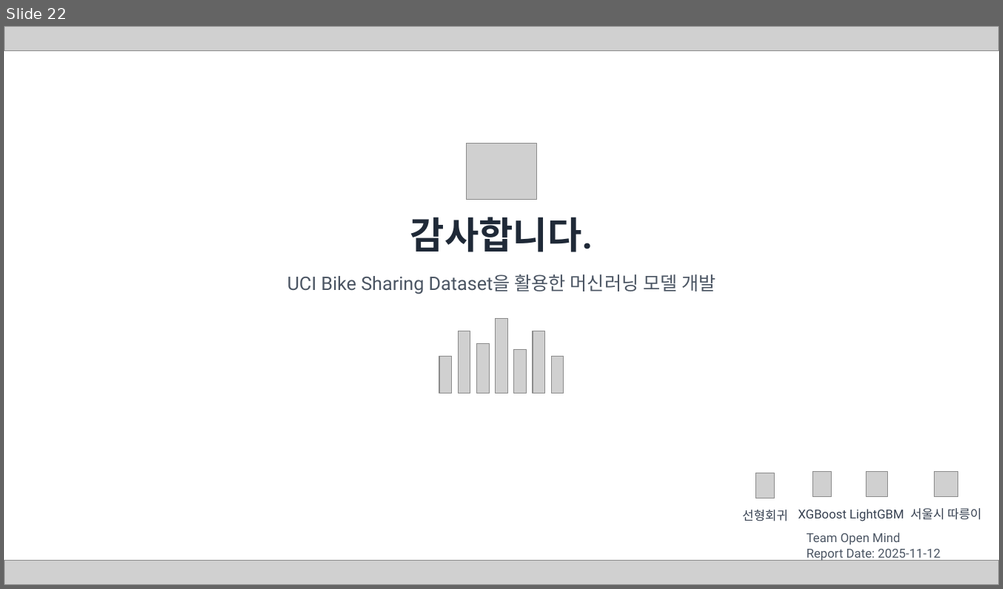
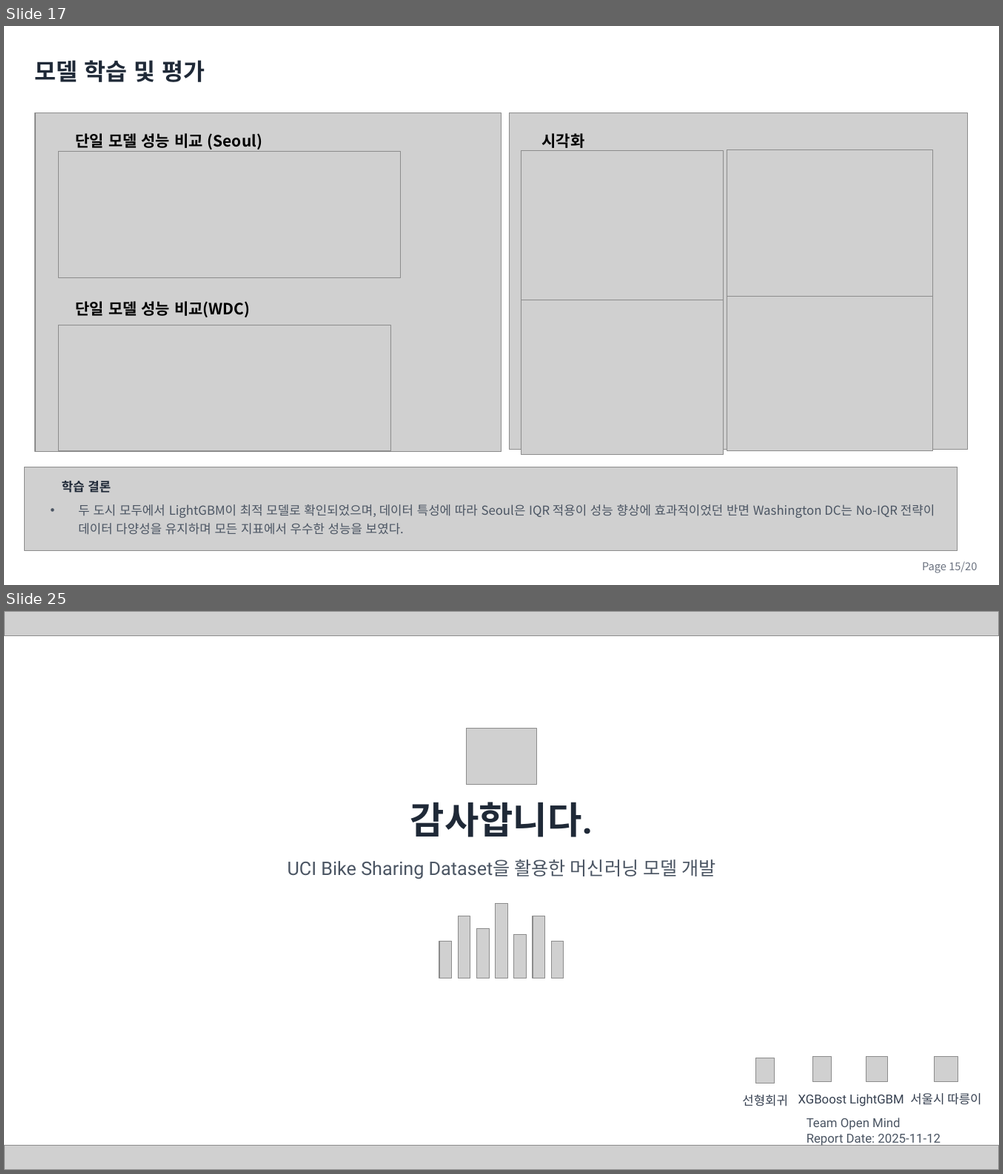
Before and after one commit to cbnu-yhjeon/PROJECT-Bicyle-Demand-Forecasting, a slide deck: docs/자전거 대여 수요 예측 분석 프로젝트(오픈마인드).pptx. Shown one above the other, each under a label of ours: slide 22 before the commit, slides 17 and 25 after it; the slides between them are not shown. The pictures are 1003x589 and 1003x1174 pixels, drawn with LibreOffice and Linux fonts; fonts in the diff are those of the drawing; grey boxes stand for pictures; background and template pictures are left out. Boxes give left, top, right and bottom in pixels: in the first picture for what was removed or moved away, otherwise in the second. Text is boxed around its words. In the diff, an @@ line names an element or a change of style, - is before the commit and + after.

```diff
--- a/docs/자전거 대여 수요 예측 분석 프로젝트(오픈마인드).pptx
+++ b/docs/자전거 대여 수요 예측 분석 프로젝트(오픈마인드).pptx
@@ slide 17 added at box(4, 26, 999, 585), background picture (left out) @@
@@ text added at box(35, 60, 205, 82), 22.5 pt, text #1F2937, bold @@
+모델 학습 및 평가
@@ picture added at box(35, 113, 502, 452) @@
@@ picture added at box(509, 113, 967, 450) @@
@@ text added at box(76, 133, 262, 150), 15 pt, text #000000, bold @@
+단일 모델 성능 비교 (Seoul)
@@ text added at box(542, 133, 585, 148), 15 pt, text #000000, bold @@
+시각화
@@ picture added at box(59, 152, 400, 278) @@
@@ picture added at box(521, 150, 723, 306) @@
@@ picture added at box(727, 150, 932, 306) @@
@@ text added at box(76, 301, 250, 318), 15 pt, text #000000, bold @@
+단일 모델 성능 비교(WDC)
@@ picture added at box(521, 301, 723, 455) @@
@@ picture added at box(727, 296, 932, 451) @@
@@ picture added at box(59, 326, 391, 452) @@
@@ picture added at box(25, 467, 958, 551) @@
@@ text added at box(62, 481, 111, 493), 12 pt, text #1F2937, bold @@
+학습 결론
@@ text added at box(78, 505, 934, 535), 12 pt, text #4B5563 @@
+• 두 도시 모두에서 LightGBM이 최적 모델로 확인되었으며, 데이터 특성에 따라 Seoul은 IQR 적용이 성능 향상에 효과적이었던 반면 Washington DC는 No-IQR 전략이 데이터 다양성을 유지하며 모든 지표에서 우수한 성능을 보였다.
@@ text added at box(922, 562, 976, 574), 10.5 pt, text #6B7280 @@
+Page 15/20
@@ what was slide 22 is now slide 25 @@
```
Also in this commit, not shown: 5 slides changed, 6 other slides added, 4 slides removed.
